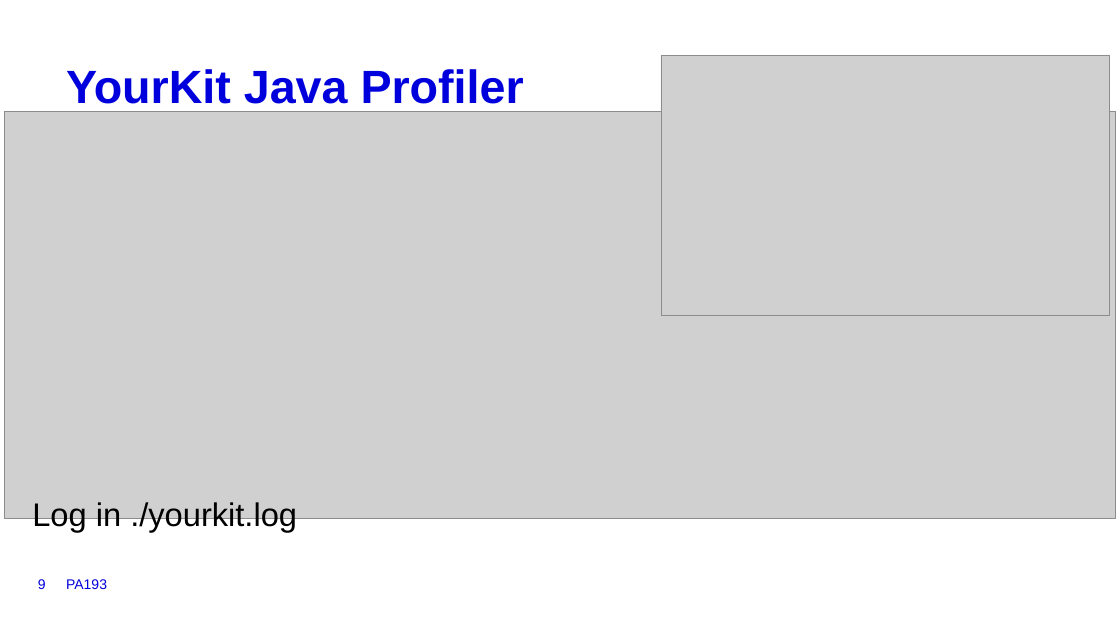
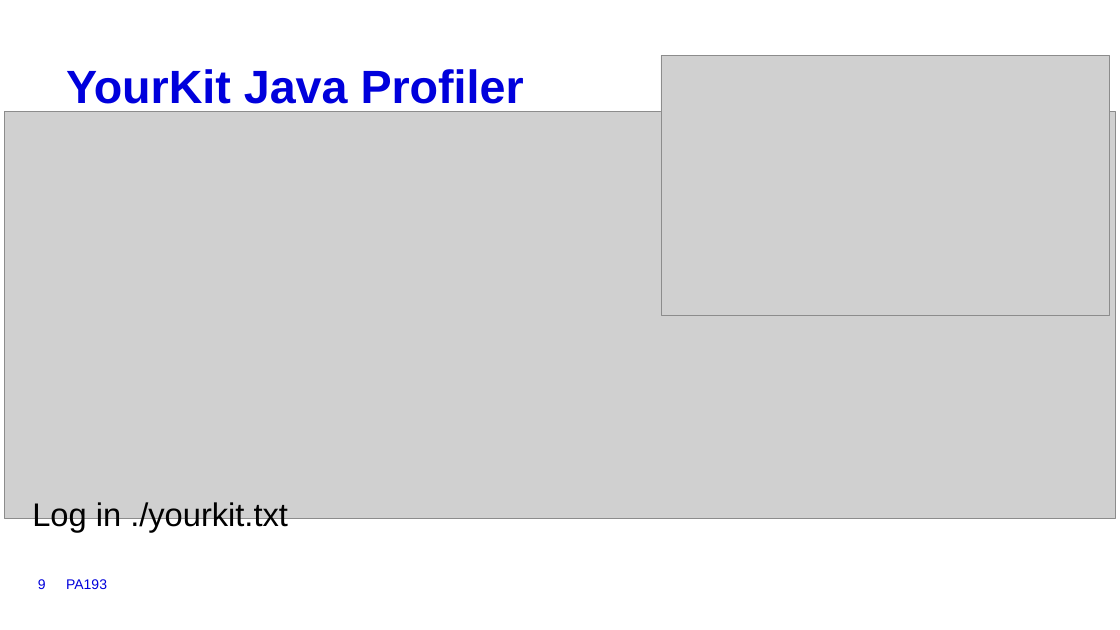
Before and after one commit to NikitaVolotovich/super_bech32m, a slide deck: slide 9 of super_Bech32m.pptm. Drawn at 1120x630 pixels with LibreOffice and Linux fonts; fonts in the diff are those of the drawing; grey boxes stand for pictures; background and template pictures are left out. Boxes give left, top, right and bottom in pixels: in the first picture for what was removed or moved away, otherwise in the second. Text is boxed around its words. In the diff, an @@ line names an element or a change of style, - is before the commit and + after.

Commit message:
analyses

```diff
--- a/super_Bech32m.pptm
+++ b/super_Bech32m.pptm
@@ text at <box>32,502,288,532</box>: text changed @@
-Log in ./yourkit.log
+Log in ./yourkit.txt
```
